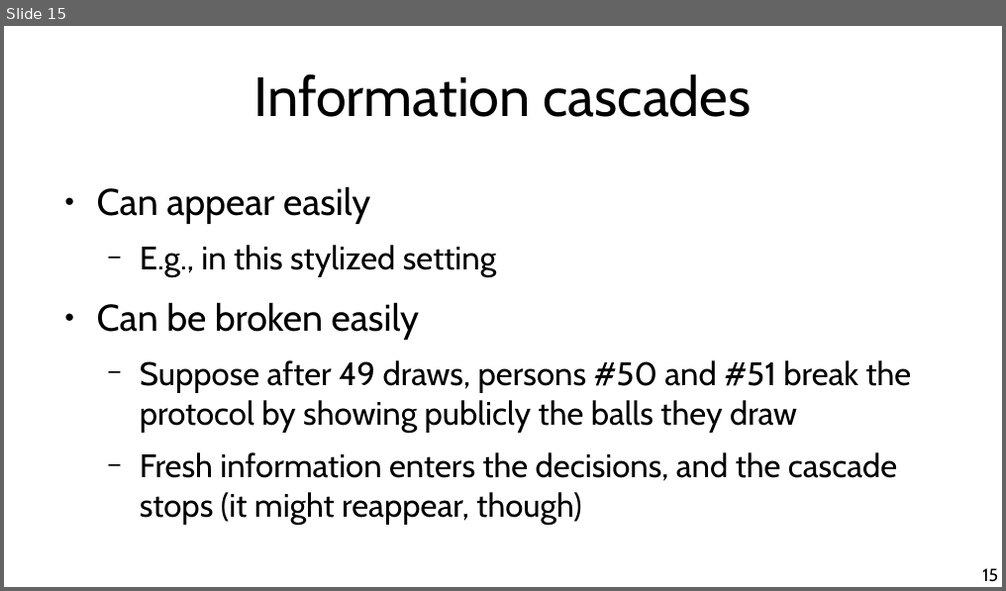
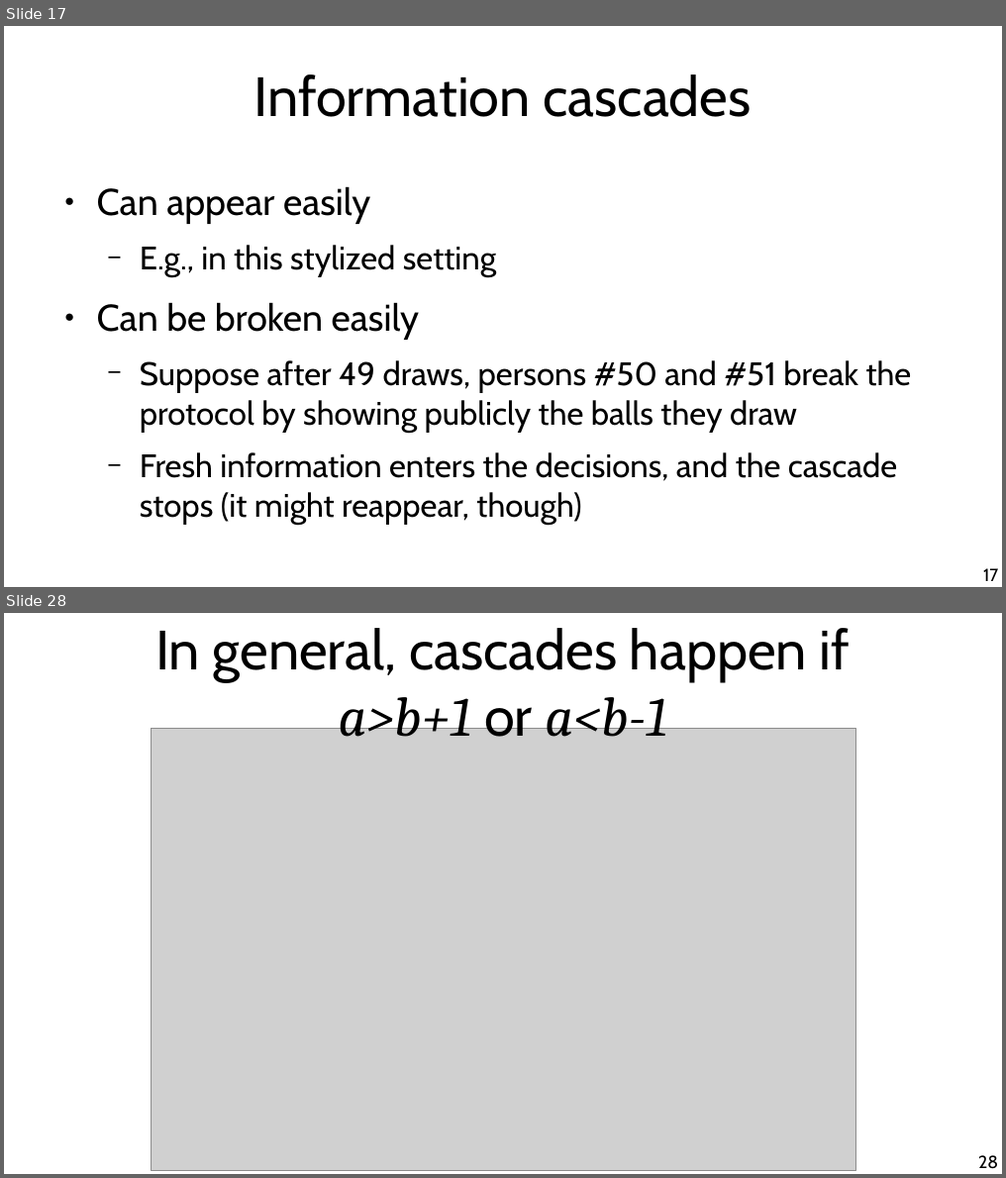
Before and after one commit to chatox/networks-science-course, a slide deck: theory/tt17_information_cascades.odp. Shown one above the other, each under a label of ours: slide 15 before the commit, slides 17 and 28 after it; the slides between them are not shown. The pictures are 1006x591 and 1006x1178 pixels, drawn with LibreOffice and Linux fonts; fonts in the diff are those of the drawing; grey boxes stand for pictures. Boxes give left, top, right and bottom in pixels: in the first picture for what was removed or moved away, otherwise in the second. Text is boxed around its words. In the diff, an @@ line names an element or a change of style, - is before the commit and + after.

Commit message:
Information cascades

```diff
--- a/theory/tt17_information_cascades.odp
+++ b/theory/tt17_information_cascades.odp
@@ slide 28 added at (4,613,1002,1174), background #FFFFFF @@
@@ title added at (155,628,849,749), 44 pt, text #000000 @@
+In general, cascades happen if
+a>b+1 or a<b-1
@@ picture added at (151,729,855,1170) @@
@@ page number added at (978,1156,998,1169), 14 pt, text #000000 @@
+28
@@ what was slide 15 is now slide 17 @@
@@ page number at (983,569,998,581): text changed @@
-15
+17
```
Also in this commit, not shown: 4 slides changed, 9 other slides added, 1 slide removed, 2 other files.
